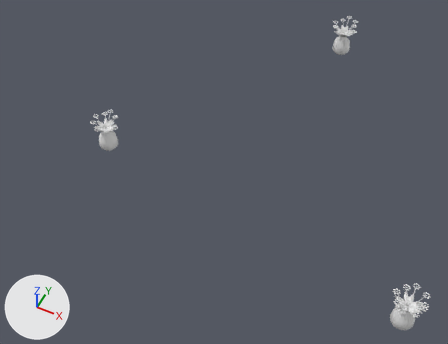
The glTF model assets/rooms/milk_tea_shop/batches/review_botanical.glb as it was, and as the next commit left it.
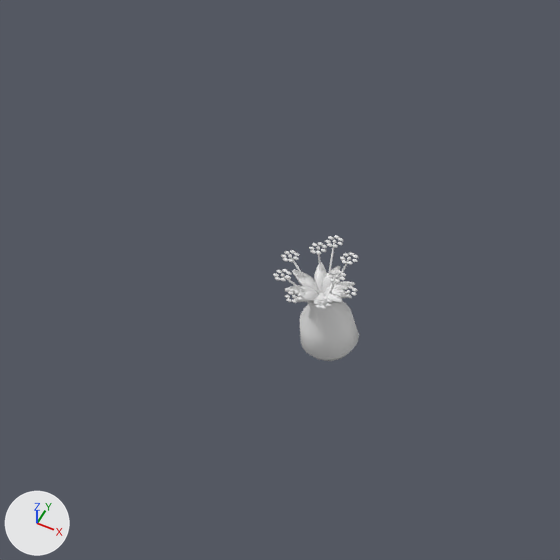
Each version appears first whole from a 50 mm camera at (1.28, -3.74, 5.22) aimed at (-0.39, -0.39, 1.03), and next in a close-up on the part from 0% to 41% of the width and 9% to 63% of the height. Arrows for +X, +Y and +Z are at lower left; the lights stay in place. The older version's two pictures come first. Vertices at exactly the same position are counted once.

In view in the first close-up: 'review_botanical'.
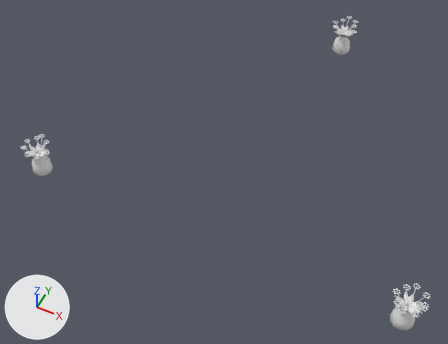
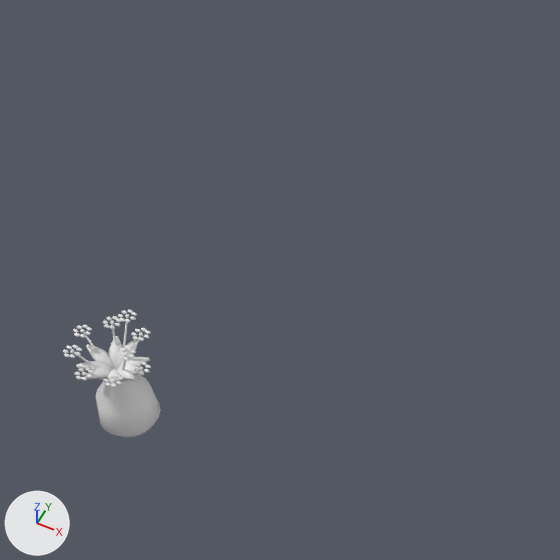
The change, as a list of edits to the scene's bpy script:
```text
Change me_mesh_0:
    used by ob_review_botanical; location = (0.0, 0.0, 0.0)
    remove me_mesh_0.from_pydata(...)  # 7416 vertices, 13788 faces; spans x -1.58..1.58, y -1.29..1.58, z 1.1..1.62
    add me_mesh_0.from_pydata(...)  # 7416 vertices, 13788 faces; spans x -1.93..1.58, y -1.29..1.58, z 1.1..1.62
    me_mesh_0 part 1: the loose piece of 140 vertices spanning x -1.54..-1.36, y -0.72..-0.54, z 1.1..1.31 is moved by (-0.35, -0.52, 0.0)
    me_mesh_0 part 2: the loose piece of 370 vertices spanning x -1.56..-1.34, y -0.72..-0.53, z 1.29..1.37 is moved by (-0.35, -0.52, 0.0)
    me_mesh_0 part 3: the loose piece of 10 vertices spanning x -1.53..-1.45, y -0.69..-0.63, z 1.26..1.42 is moved by (-0.35, -0.52, 0.0)
    me_mesh_0 part 4: the loose piece of 10 vertices spanning x -1.45..-1.44, y -0.63..-0.54, z 1.27..1.46 is moved by (-0.35, -0.52, 0.0)
    me_mesh_0 part 5: 1438 of the vertices in x -1.58..-1.32, y -0.74..-0.51, z 1.26..1.47 are moved by (-0.35, -0.52, 0.0)
    other edits to the shape of me_mesh_0 do not show in these pictures
```

Pixel boxes [x1, y1, x2, y2] of what changed, in the close-ups (560 x 560 px; the box of a moved part takes in the faces that stretch with it):
'review_botanical', reshaped (13% wider): before [273, 235, 359, 361]; after [63, 309, 160, 438]
part 1 of me_mesh_0, moved or reshaped: before [299, 301, 359, 361]; after [96, 375, 160, 438]
part 2 of me_mesh_0, moved or reshaped: before [285, 262, 355, 307]; after [76, 336, 150, 385]
part 3 of me_mesh_0, moved or reshaped: before [284, 276, 299, 288]; after [73, 352, 91, 364]
part 4 of me_mesh_0, moved or reshaped: before [328, 243, 335, 275]; after [123, 318, 128, 349]
part 5 of me_mesh_0, moved or reshaped: before [281, 235, 358, 309]; after [73, 309, 151, 387]
